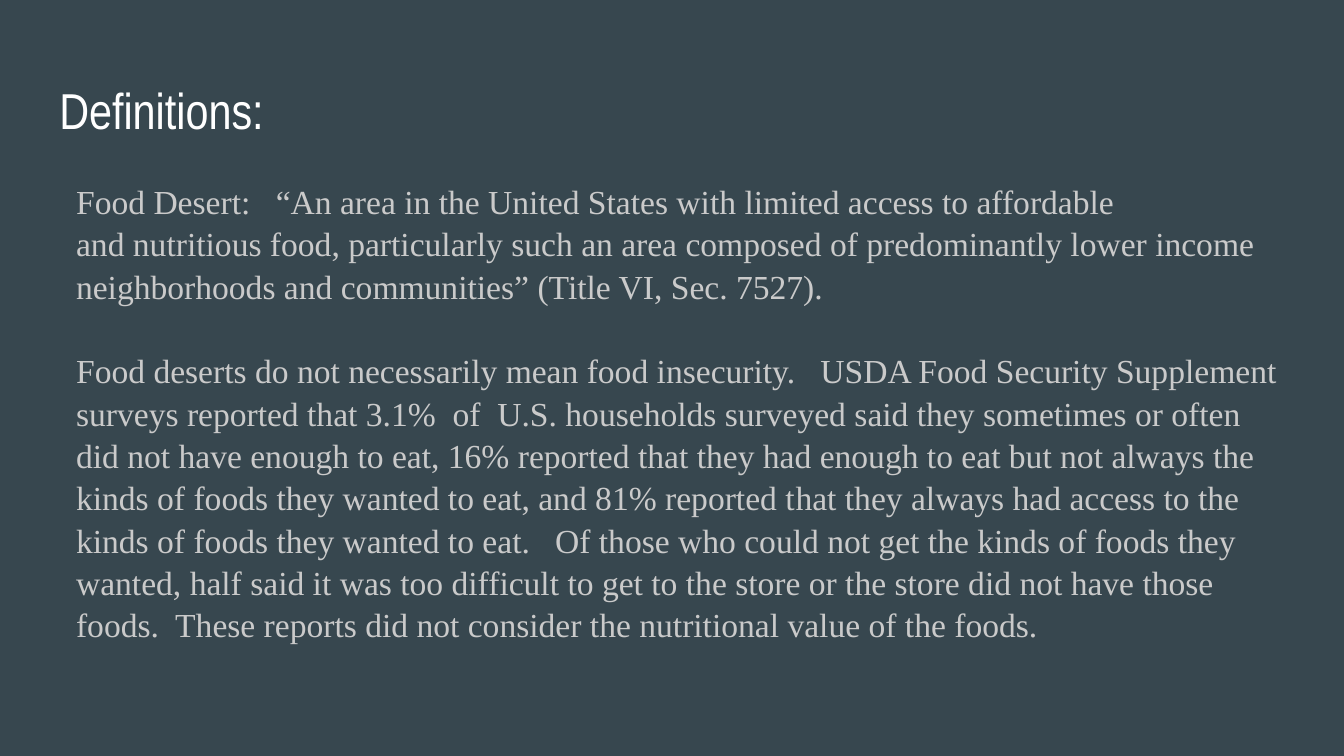
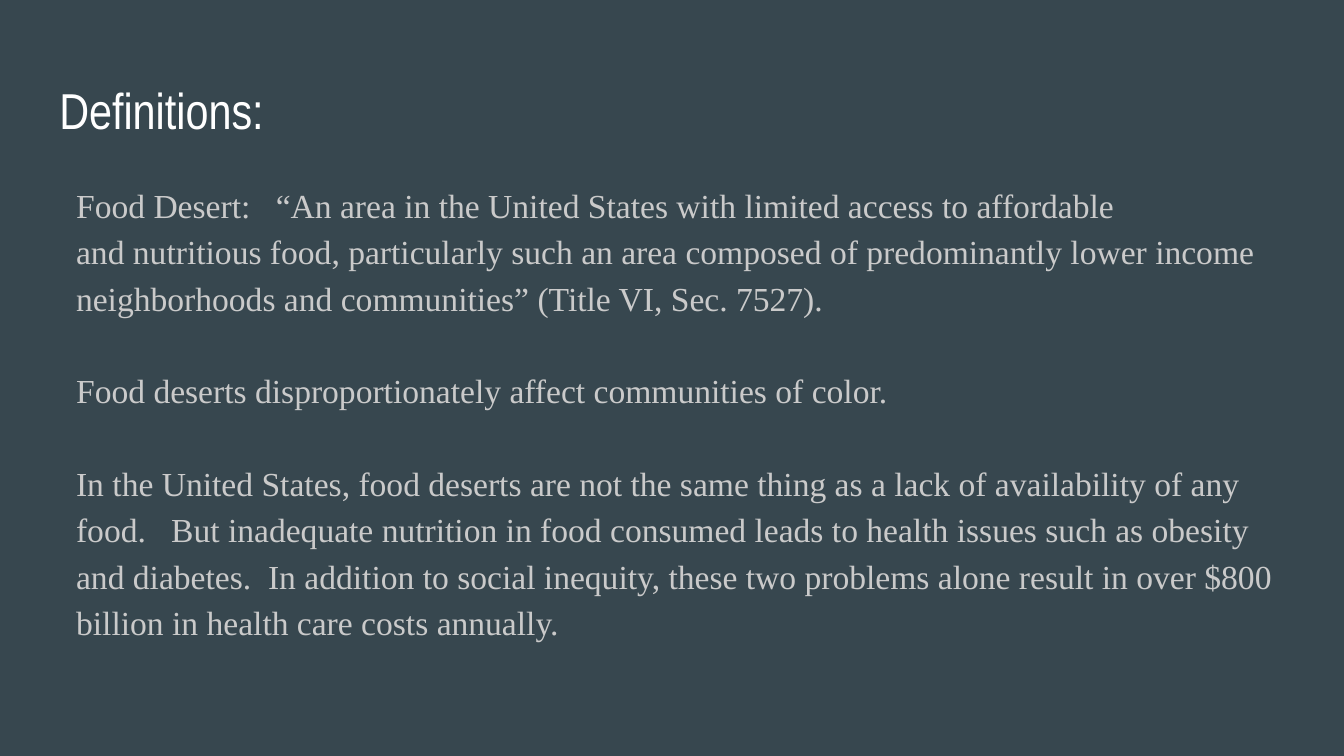
Before and after one commit to greberr09/Project_one, a slide deck: slide 4 of Project1.pptx. Drawn at 1344x756 pixels with LibreOffice and Linux fonts; fonts in the diff are those of the drawing. Boxes give left, top, right and bottom in pixels: in the first picture for what was removed or moved away, otherwise in the second. Text is boxed around its words. In the diff, an @@ line names an element or a change of style, - is before the commit and + after.

```diff
--- a/Project1.pptx
+++ b/Project1.pptx
@@ text at <box>76,194,1254,317</box>: line spacing 1.05 to 1.15 @@
@@ text at <box>76,379,1271,642</box>: text changed @@
-Food deserts do not necessarily mean food insecurity. USDA Food Security Supplement surveys reported that 3.1% of U.S. households surveyed said they sometimes or often did not have enough to eat, 16% reported that they had enough to eat but not always the kinds of foods they wanted to eat, and 81% reported that they always had access to the kinds of foods they wanted to eat. Of those who could not get the kinds of foods they wanted, half said it was too difficult to get to the store or the store did not have those foods. These reports did not consider the nutritional value of the foods.
+Food deserts disproportionately affect communities of color.
+In the United States, food deserts are not the same thing as a lack of availability of any food. But inadequate nutrition in food consumed leads to health issues such as obesity and diabetes. In addition to social inequity, these two problems alone result in over $800 billion in health care costs annually.
```
Also in this commit, not shown: 3 other slides changed.
